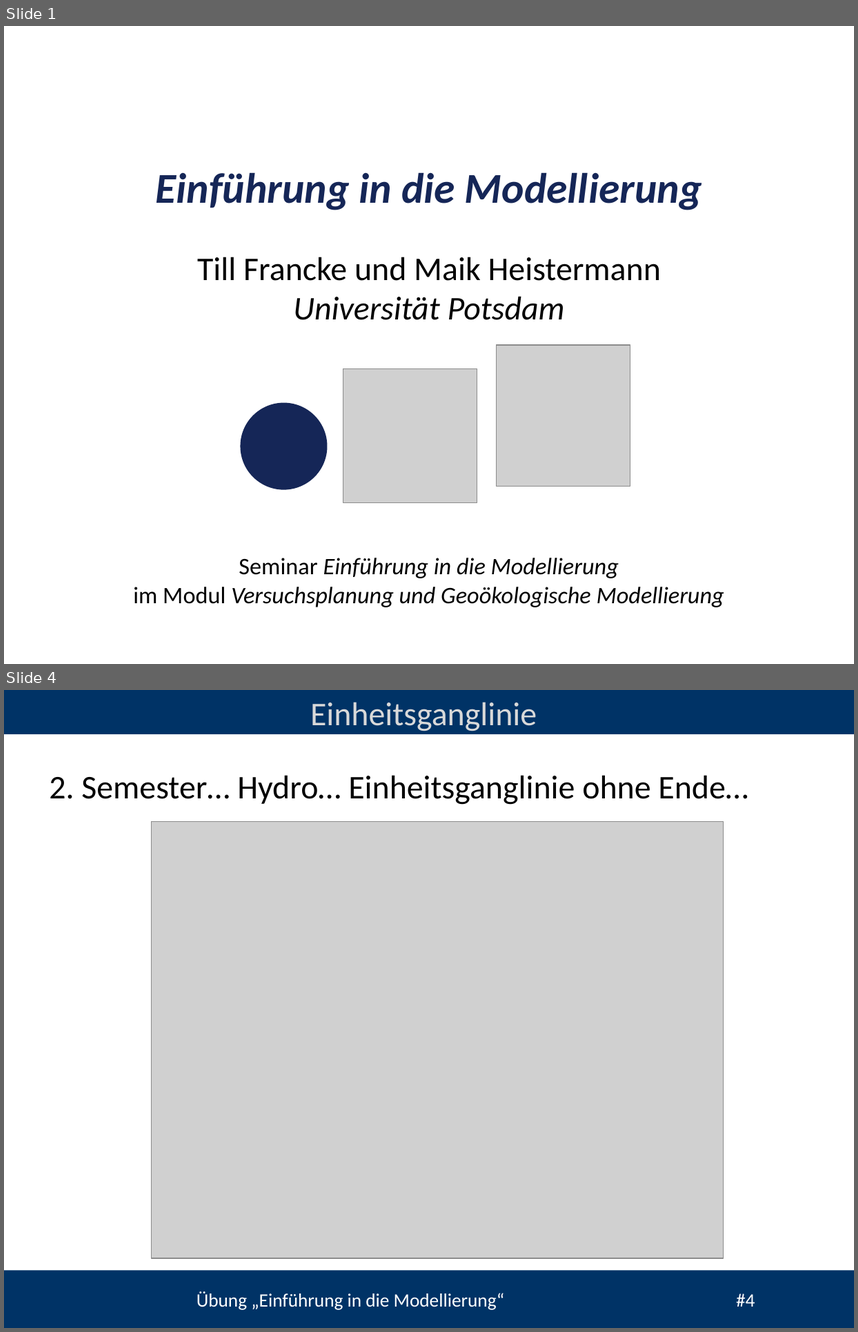
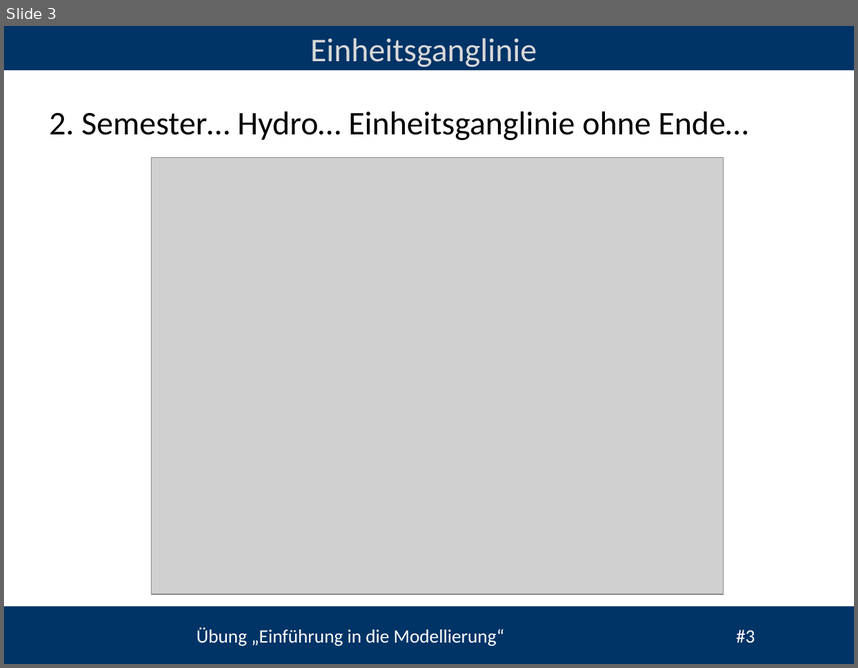
Before and after one commit to heistermann/Einf_Modellierung, a slide deck: Termin_4/folien/UebungModellierung#4.odp. Shown one above the other, each under a label of ours: slides 1 and 4 before the commit, slide 3 after it; the slides between them are not shown. The pictures are 858x1332 and 858x668 pixels, drawn with LibreOffice and Linux fonts; fonts in the diff are those of the drawing; grey boxes stand for pictures; background and template pictures are left out. Boxes give left, top, right and bottom in pixels: in the first picture for what was removed or moved away, otherwise in the second. Text is boxed around its words. In the diff, an @@ line names an element or a change of style, - is before the commit and + after.

```diff
--- a/Termin_4/folien/UebungModellierung#4.odp
+++ b/Termin_4/folien/UebungModellierung#4.odp
@@ slide 1 removed at (x1=4, y1=26, x2=854, y2=664), background #FFFFFF @@
@@ text removed at (x1=156, y1=172, x2=702, y2=210) @@
-Einführung in die Modellierung
@@ text removed at (x1=197, y1=256, x2=661, y2=320) @@
-Till Francke und Maik Heistermann
-Universität Potsdam
@@ group removed at (x1=133, y1=345, x2=724, y2=607): 2 pictures, 1 ellipse, 1 text @@
-Seminar Einführung in die Modellierung
-im Modul Versuchsplanung und Geoökologische Modellierung
@@ what was slide 4 is now slide 3 @@
@@ text at (x1=197, y1=627, x2=755, y2=646): text changed @@
-Übung „Einführung in die Modellierung“ #4
+Übung „Einführung in die Modellierung“ #3
```
Also in this commit, not shown: 3 slides changed, 10 other files.
